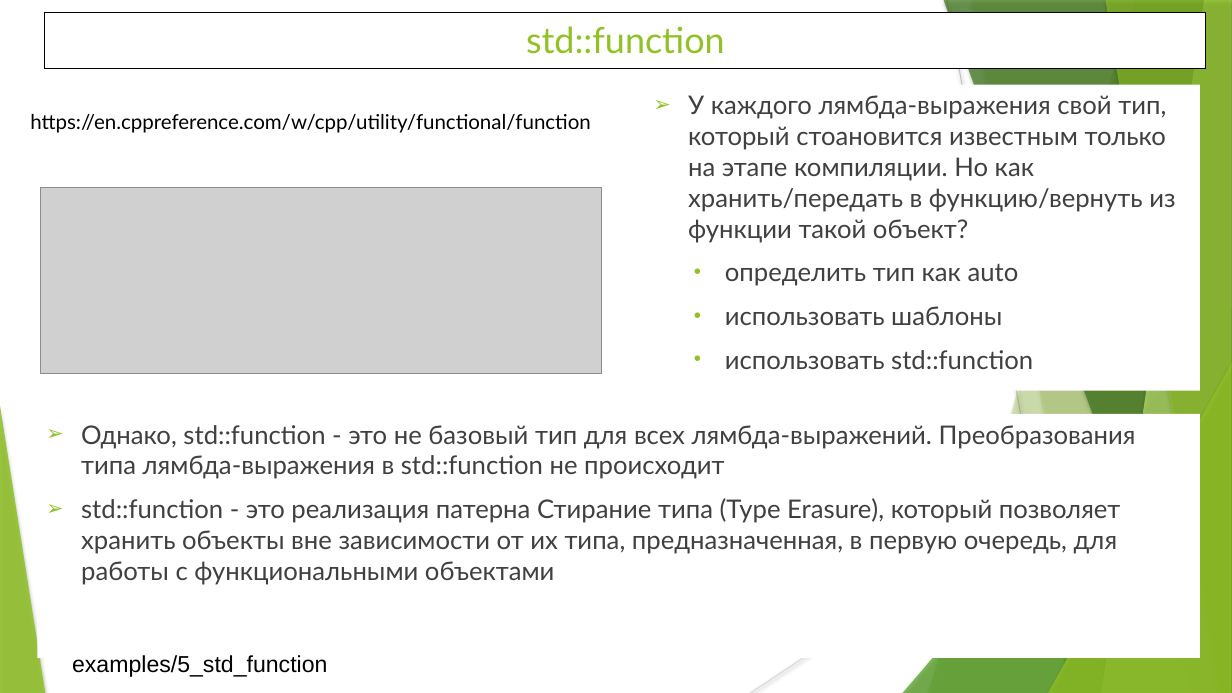
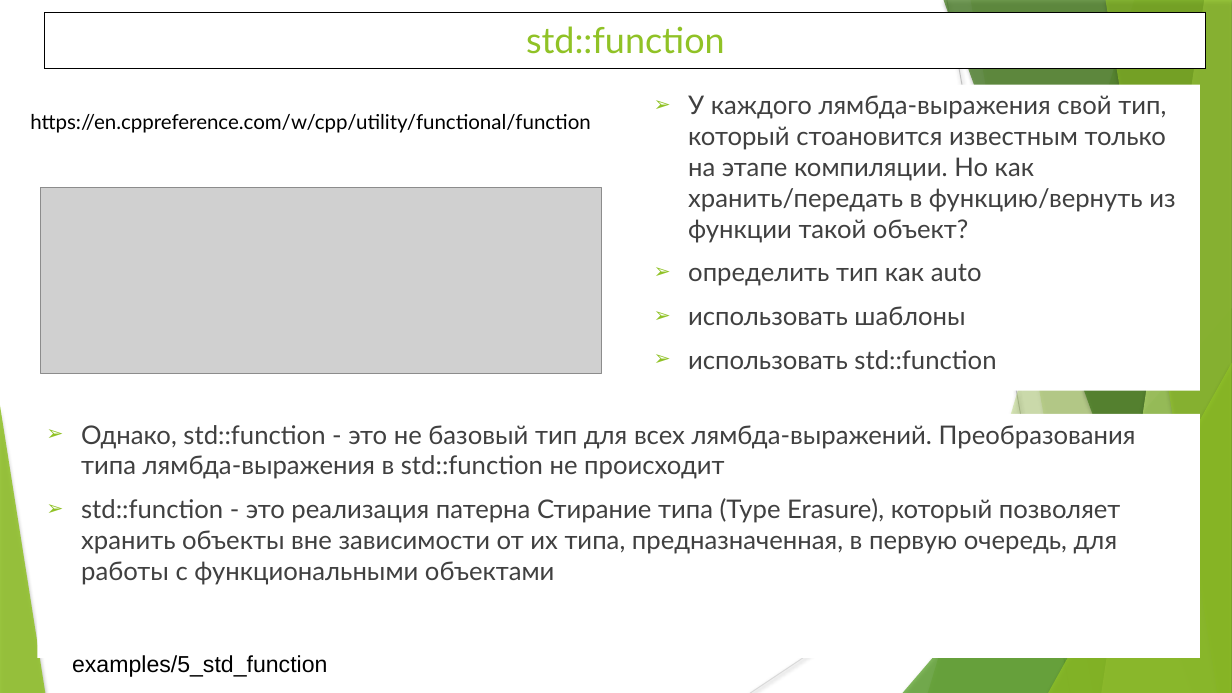
Before and after one commit to WhiteCatStudies/lectures, a slide deck: slide 7 of pt2/lectures/lecture7/lecture7.pptx. Drawn at 1232x693 pixels with LibreOffice and Linux fonts; fonts in the diff are those of the drawing; grey boxes stand for pictures. Boxes give left, top, right and bottom in pixels: in the first picture for what was removed or moved away, otherwise in the second. Text is boxed around its words. In the diff, an @@ line names an element or a change of style, - is before the commit and + after.

```diff
--- a/pt2/lectures/lecture7/lecture7.pptx
+++ b/pt2/lectures/lecture7/lecture7.pptx
@@ text in rectangle at [688, 264, 996, 369]: bullet • to ➢; list level 2 to 1 in "определить тип как auto"; list level 2 to 1 in "использовать шаблоны"; list level 2 to 1 in "использовать std::function" @@
```
Also in this commit, not shown: 1 other slide changed, 1 other file.
